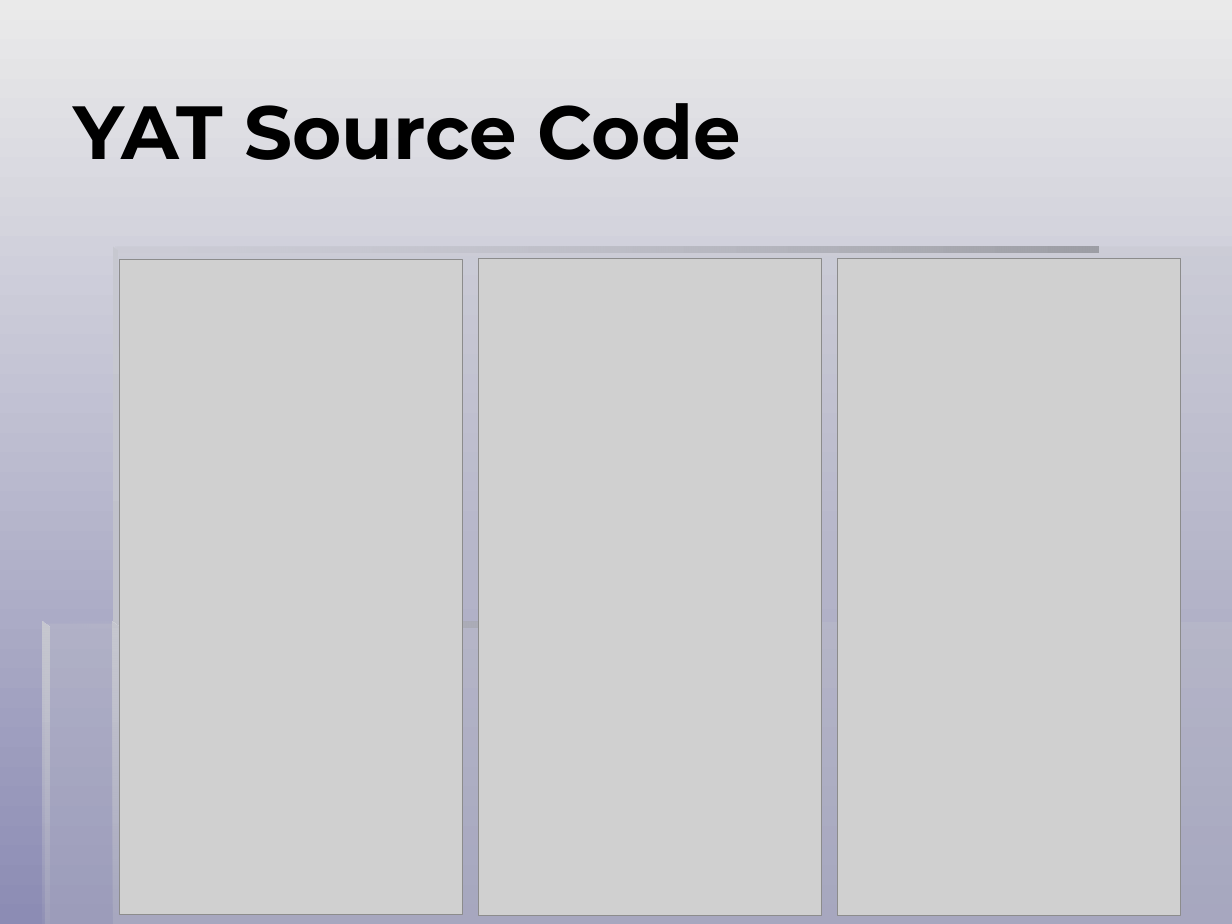
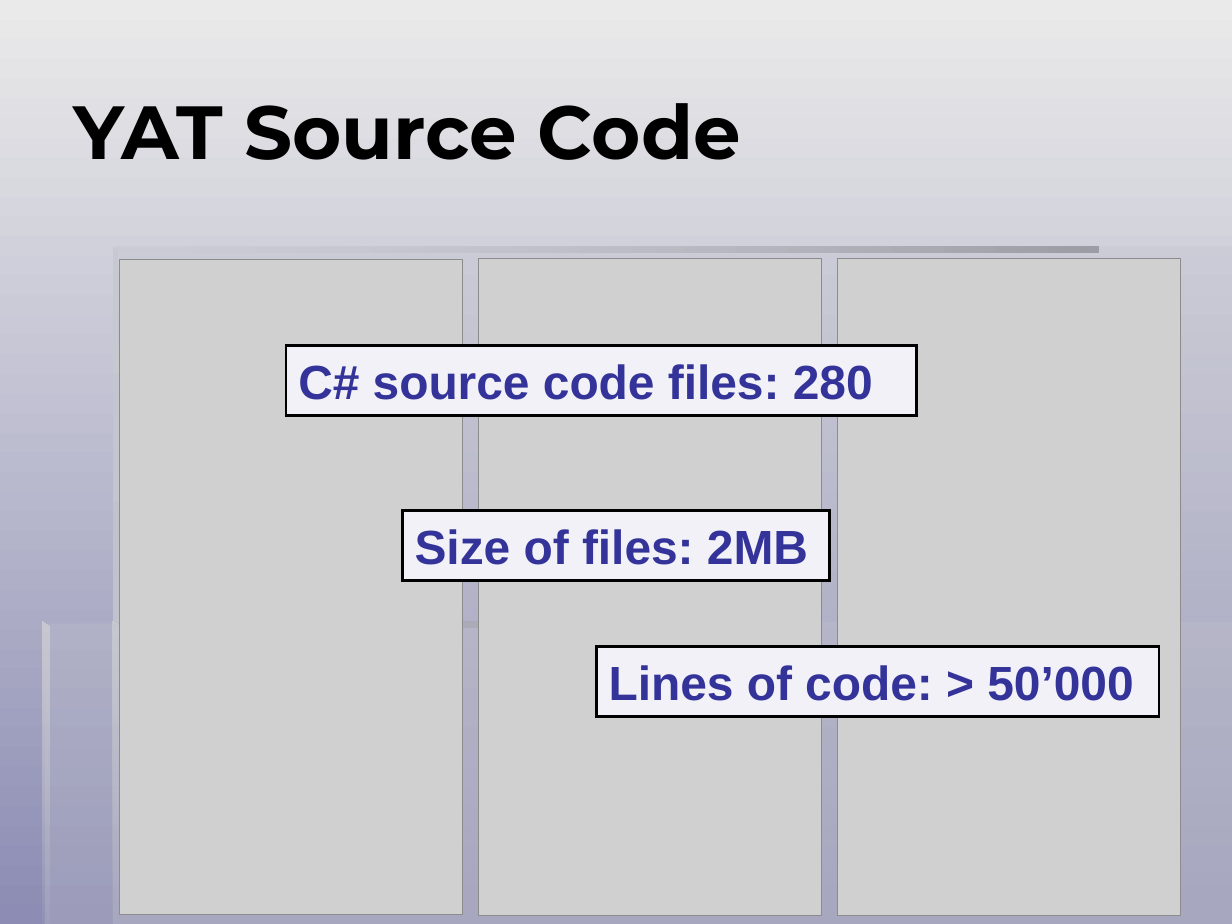
Before and after one commit to icis4/yat, a slide deck: slide 12 of _Doc.User/YAT Presentation/YAT.ppt (slide 11 before the commit). Drawn at 1232x924 pixels with LibreOffice and Linux fonts; fonts in the diff are those of the drawing; grey boxes stand for pictures. Boxes give left, top, right and bottom in pixels: in the first picture for what was removed or moved away, otherwise in the second. Text is boxed around its words. In the diff, an @@ line names an element or a change of style, - is before the commit and + after.

```diff
--- a/_Doc.User/YAT Presentation/YAT.ppt
+++ b/_Doc.User/YAT Presentation/YAT.ppt
@@ rectangle added at [286,346,917,416], fill #F1F1F7, outline #000000 1.5 pt, 28 pt, text #333399, bold @@
+C# source code files: 280
@@ rectangle added at [403,510,830,580], fill #F1F1F7, outline #000000 1.5 pt, 28 pt, text #333399, bold @@
+Size of files: 2MB
@@ rectangle added at [596,647,1159,717], fill #F1F1F7, outline #000000 1.5 pt, 28 pt, text #333399, bold @@
+Lines of code: > 50’000
```
Also in this commit, not shown: 1 slide added, 13 other files.
